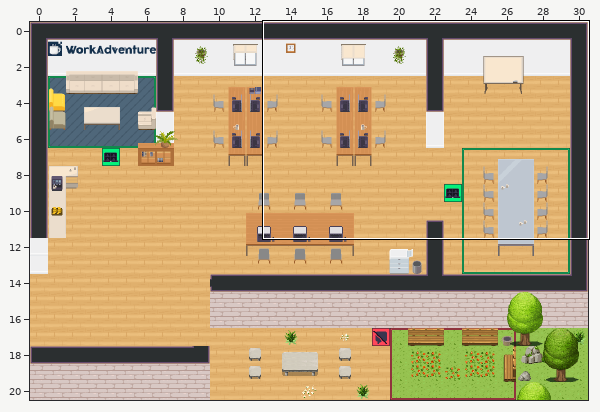
Tiled map (JSON) -- map.tmj. The first picture is a wide view before the edit; the outline marks the close-up.
Close-up. Earlier state:
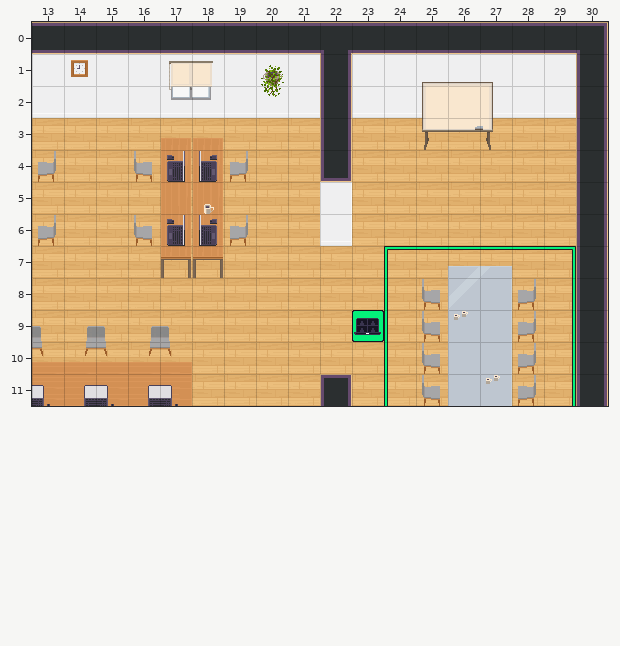
Cells are 32x32 px. Shown: x 13..30, y 0..11. The commit also changed other parts of the map, which this record leaves out.
After the commit:
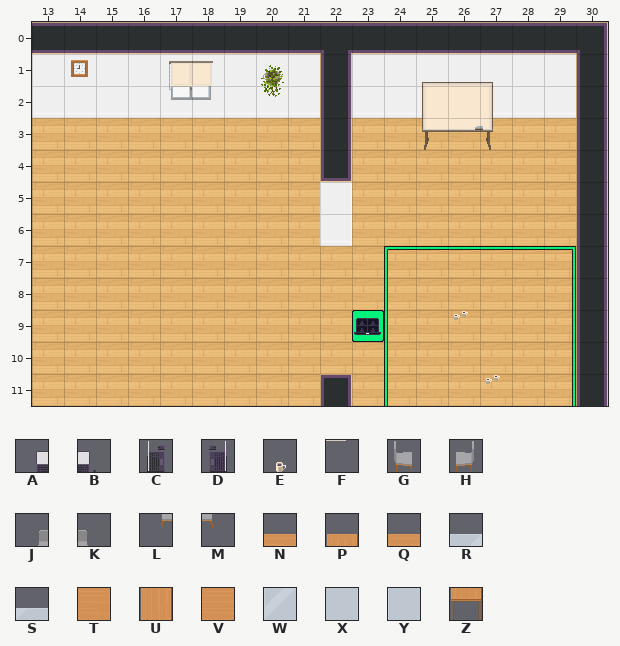
Key: from "WA_Miscellaneous": A 2, B 3, C 24, D 25, E 59; from "WA_Room_Builder": F 803; from "WA_Seats": G 119, H 120, J 121, K 122, L 134, M 135; from "WA_Tables": N 1, P 2, Q 3, R 5, S 6, T 11, U 12, V 13, W 15, X 17, Y 17 flipped left-right, Z 22.
_ is an empty cell.
Difference:
Layer "furniture/furniture2":
y 4: x 13 H -> _; x 16..19 GUUH -> ____
y 5: x 17..18 UU -> __
y 6: x 13 H -> _; x 16..19 GUUH -> ____
y 7: x 17..18 ZZ -> __
y 8: x 25..28 GWXH -> ____
y 9: x 13..17 KJKJK -> _____; x 25..28 GYXH -> ____
y 10: x 13..17 MLMLM -> _____; x 25..28 GYXH -> ____
y 11: x 13..17 VVVVT -> _____; x 25..28 GYXH -> ____
Layer "furniture/furniture3":
y 2: x 18 F -> _
y 4: x 17..18 DC -> __
y 5: x 18 E -> _
y 6: x 17..18 DC -> __
Layer "above/above1":
y 3: x 17..18 PP -> __
y 7: x 26..27 RS -> __
y 10: x 13..17 QQQQN -> _____
Layer "above/above2":
y 11: x 13..17 BABAB -> _____
Pixel boxes of the changes (left, top, right, bottom) in both close-ups:
removed: (134, 86, 248, 278)
removed: (38, 151, 56, 182)
removed: (38, 215, 56, 246)
removed: (422, 266, 536, 406)
removed: (32, 326, 192, 406)
